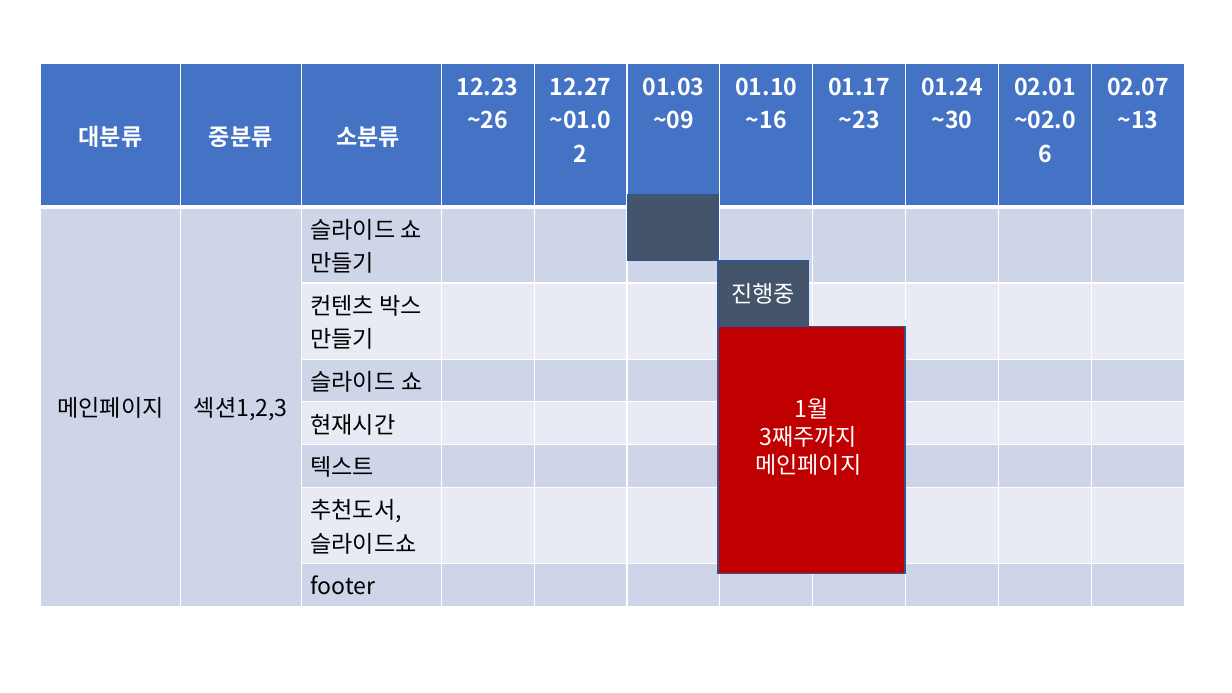
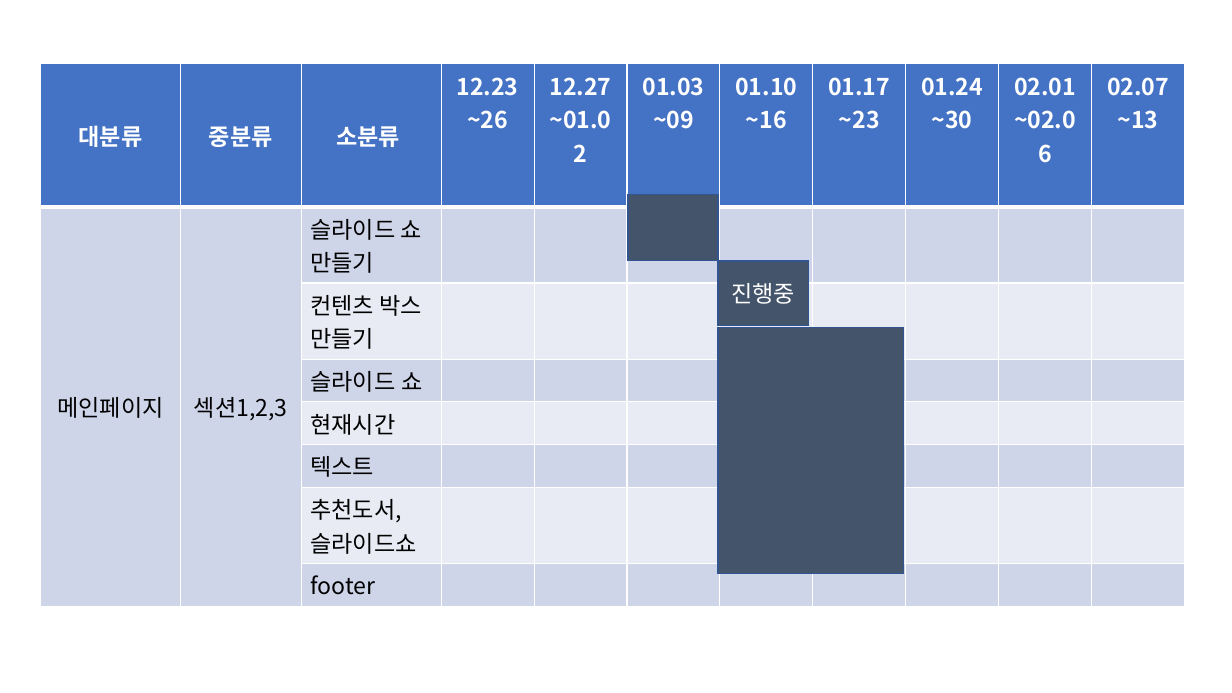
Before and after one commit to RIDIBOOKS1/RIDIBOOKS, a slide deck: slide 5 of 포론트엔드 개발 계획/프로젝트 일정수정.pptx. Drawn at 1232x693 pixels with LibreOffice and Linux fonts; fonts in the diff are those of the drawing. Boxes give left, top, right and bottom in pixels: in the first picture for what was removed or moved away, otherwise in the second. Text is boxed around its words. In the diff, an @@ line names an element or a change of style, - is before the commit and + after.

Commit message:
일정 수정

```diff
--- a/포론트엔드 개발 계획/프로젝트 일정수정.pptx
+++ b/포론트엔드 개발 계획/프로젝트 일정수정.pptx
@@ rectangle at (718, 327, 904, 573): fill #C00000 to #44546A @@
@@ text in rectangle at (755, 398, 861, 475): text removed @@
-1월
-3째주까지
-메인페이지
```
